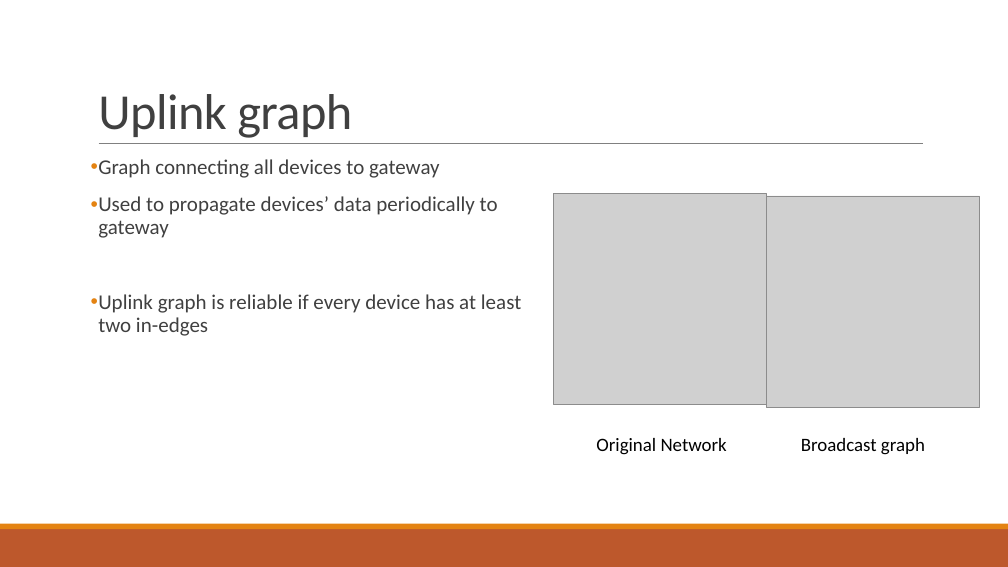
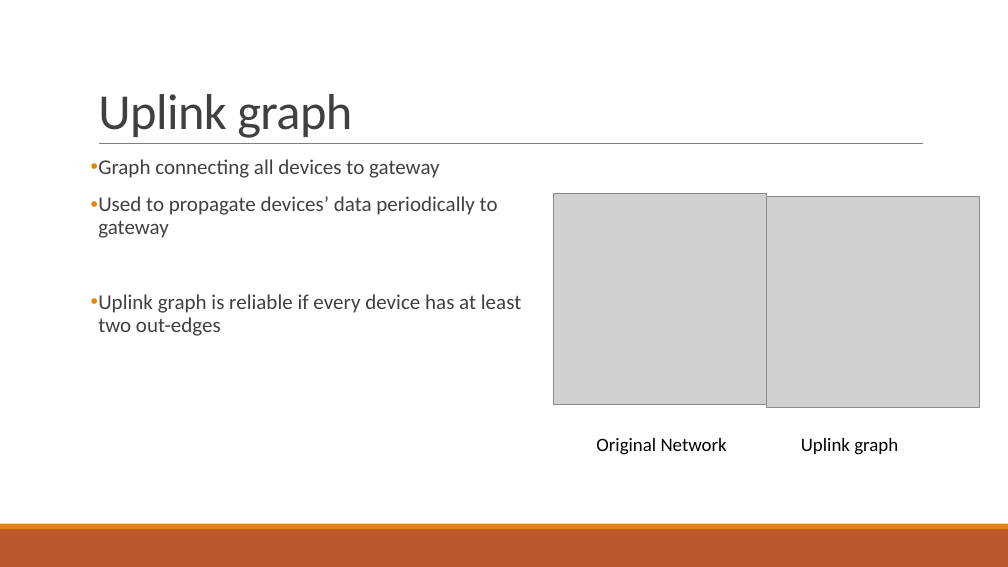
Before and after one commit to chaitu236/chaitu236.github.io, a slide deck: slide 5 of presentation-vadrevu.pptx. Drawn at 1008x567 pixels with LibreOffice and Linux fonts; fonts in the diff are those of the drawing; grey boxes stand for pictures. Boxes give left, top, right and bottom in pixels: in the first picture for what was removed or moved away, otherwise in the second. Text is boxed around its words. In the diff, an @@ line names an element or a change of style, - is before the commit and + after.

```diff
--- a/presentation-vadrevu.pptx
+++ b/presentation-vadrevu.pptx
@@ text at <box>98,294,521,336</box>: text changed @@
-• Uplink graph is reliable if every device has at least two in-edges
+• Uplink graph is reliable if every device has at least two out-edges
@@ text at <box>801,438,898,455</box>: text changed @@
-Broadcast graph
+Uplink graph
```
Also in this commit, not shown: 5 other slides changed, 1 other file.
